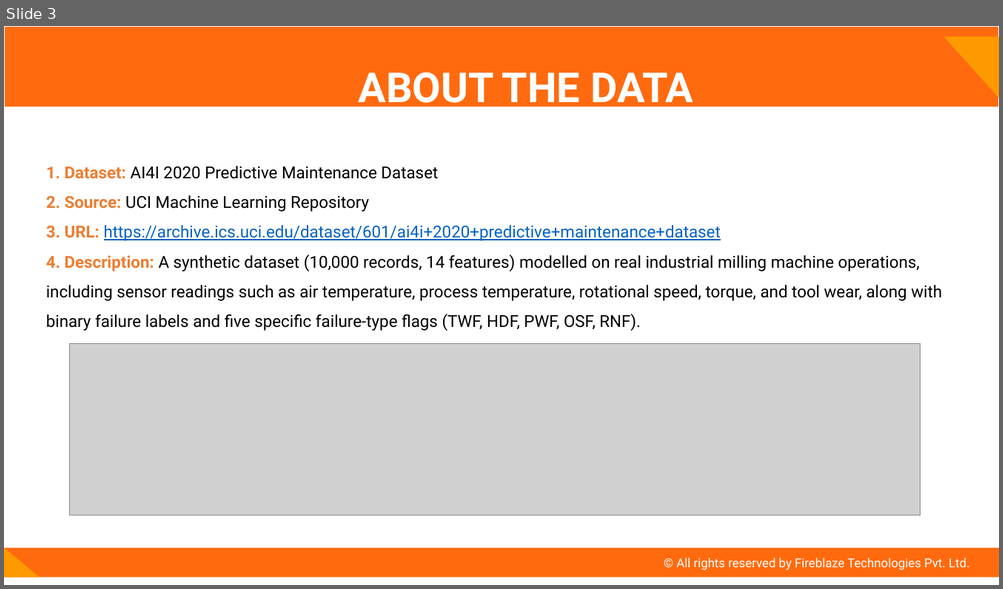
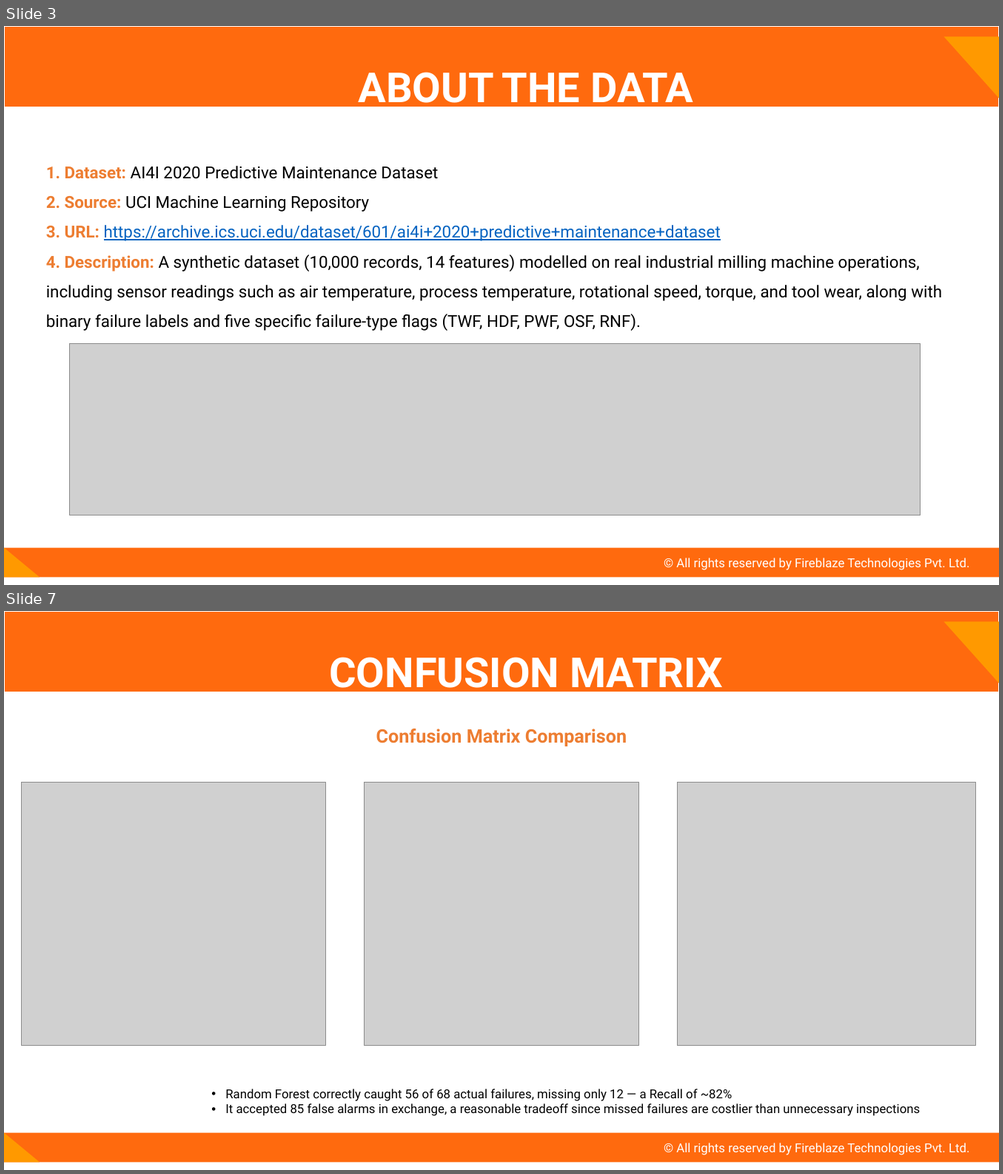
Before and after one commit to juhi-m1711/Predictive-Maintenance-for-Machinery, a slide deck: ML Project.pptx. Shown one above the other, each under a label of ours: slide 3 before the commit, slides 3 and 7 after it; the slides between them are not shown. The pictures are 1003x589 and 1003x1174 pixels, drawn with LibreOffice and Linux fonts; fonts in the diff are those of the drawing; grey boxes stand for pictures. Boxes give left, top, right and bottom in pixels: in the first picture for what was removed or moved away, otherwise in the second. Text is boxed around its words. In the diff, an @@ line names an element or a change of style, - is before the commit and + after.

```diff
--- a/ML Project.pptx
+++ b/ML Project.pptx
@@ slide 7 added at (x1=4, y1=611, x2=999, y2=1170), background #FFFFFF @@
@@ title added at (x1=4, y1=611, x2=999, y2=692), fill #FF6A0E, outline #FFFFFF 0.75 pt, 40 pt, text #FFFFFF, bold @@
+CONFUSION MATRIX
@@ right triangle added at (x1=943, y1=621, x2=999, y2=684), fill #FF9900 @@
@@ text added at (x1=376, y1=729, x2=626, y2=746), 18 pt, text #ED7D31, bold @@
+Confusion Matrix Comparison
@@ picture added at (x1=22, y1=782, x2=326, y2=1045) @@
@@ picture added at (x1=364, y1=782, x2=639, y2=1045) @@
@@ picture added at (x1=677, y1=782, x2=976, y2=1045) @@
@@ text added at (x1=225, y1=1089, x2=919, y2=1116), 12 pt, text #000000 @@
+• Random Forest correctly caught 56 of 68 actual failures, missing only 12 — a Recall of ~82%
+• It accepted 85 false alarms in exchange, a reasonable tradeoff since missed failures are costlier than unnecessary inspections
@@ rectangle added at (x1=4, y1=1133, x2=999, y2=1162), fill #FF6A0E, 12 pt, text #FFFFFF @@
+© All rights reserved by Fireblaze Technologies Pvt. Ltd.
@@ right triangle added at (x1=4, y1=1133, x2=40, y2=1162), fill #FF9900 @@
```
Also in this commit, not shown: 5 slides changed, 5 other slides added, 10 other files.
